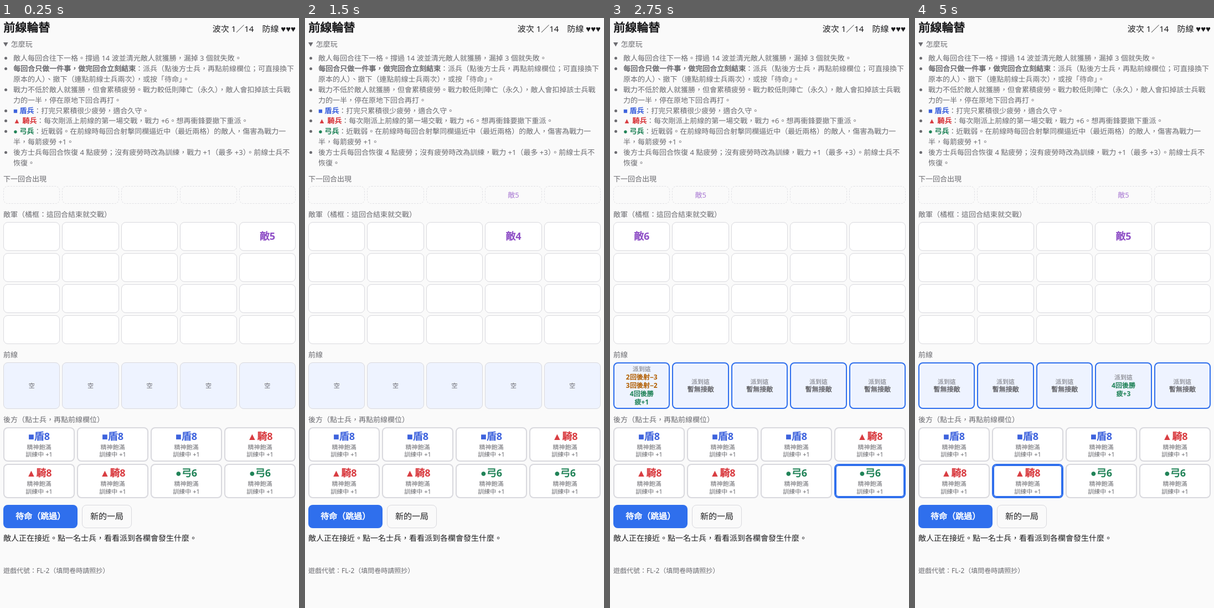
Above: before the commit, frames 1-4 (left to right).
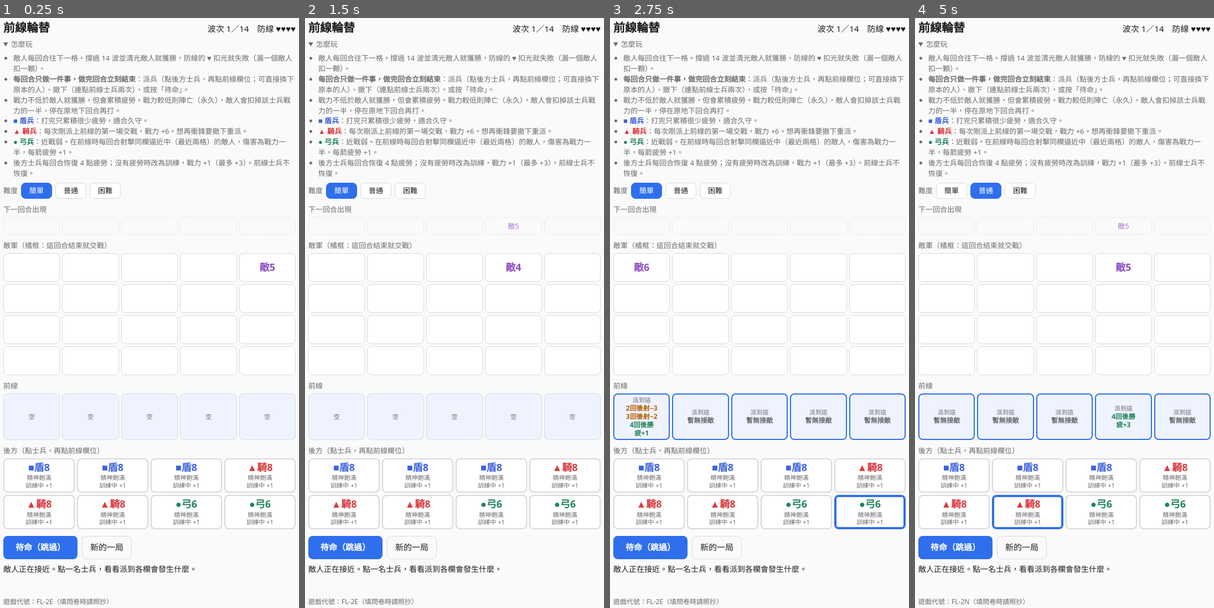
Above: after the commit, the same moments.

Repository: Illusionary-Night/AutoGames
Game: browser game, page games/front-line/v2/index.html
The game is run twice, just before and just after one commit, with the same random seed, the same clock (stepped at 60 frames per second) and the same inputs.
Inputs (mouse positions are in pixels of both pictures, inside the frame that each line leads up to):
- Up to frame 1 (0.25 s): no input
- Up to frame 2 (1.5 s): click "新的一局" at 1.27 s
- Up to frame 3 (2.75 s): click "■盾8 精神飽滿 訓練中 +1" at 1.87 s; click "新的一局" at 2.02 s; click "●弓6 精神飽滿 訓練中 +1" at 2.47 s
- Up to frame 4 (5 s): click "派到這 暫無接敵" at 3.07 s; click (986, 189) at 3.67 s, where only the run after the commit has a clickable "普通"; click (1100, 513) at 4.27 s, where only the run after the commit has a clickable "●弓6 精神飽滿 訓練中 +1"; click "新的一局" at 4.52 s; click "▲騎8 精神飽滿 訓練中 +1" at 4.87 s

The runs differ from the first frame. In frame 1, 15% of the frame differs, in the area x 1-99%, y 1-100%; in frame 2, 15%; in frame 3, 17%; in frame 4, 17%.

Commit message:
front-line v2: difficulty levels
Co-Authored-By: Claude Sonnet 5.5 <noreply@anthropic.com>

Diff:
--- a/games/front-line/v2/index.html
+++ b/games/front-line/v2/index.html
@@ -50,6 +50,9 @@
   .ghost { background:transparent; color:var(--fg); border:1px solid var(--line); border-radius:8px; padding:9px 14px; font:inherit; cursor:pointer; }
   .ghost:disabled, .go:disabled { opacity:.4; cursor:default; }
   .msg { margin-top:8px; min-height:44px; font-size:14px; }
+  .levels { display:flex; gap:6px; align-items:center; font-size:13px; color:var(--muted); }
+  .levels button { font:inherit; padding:4px 14px; border-radius:8px; border:1px solid var(--line); background:var(--card); color:var(--fg); cursor:pointer; }
+  .levels button.on { border-color:var(--accent); background:var(--accent); color:#fff; }
   footer { margin-top:16px; color:var(--muted); font-size:12px; }
 </style>
 </head>
@@ -59,7 +62,7 @@
   <details open>
     <summary>怎麼玩</summary>
     <ul>
-      <li>敵人每回合往下一格。撐過 14 波並清光敵人就獲勝，漏掉 3 個就失敗。</li>
+      <li>敵人每回合往下一格。撐過 14 波並清光敵人就獲勝，防線的 ♥ 扣光就失敗（漏一個敵人扣一顆）。</li>
       <li><b>每回合只做一件事，做完回合立刻結束</b>：派兵（點後方士兵，再點前線欄位；可直接換下原本的人）、撤下（連點前線士兵兩次），或按「待命」。</li>
       <li>戰力不低於敵人就獲勝，但會累積疲勞。戰力較低則陣亡（永久），敵人會扣掉該士兵戰力的一半，停在原地下回合再打。</li>
       <li><b class="shield">■ 盾兵</b>：打完只累積很少疲勞，適合久守。</li>
@@ -69,6 +72,7 @@
     </ul>
   </details>
 
+  <div class="levels" id="levels"></div>
   <div class="label">下一回合出現</div>
   <div class="board" id="next"></div>
   <div class="label">敵軍（橘框：這回合結束就交戰）</div>
@@ -83,7 +87,7 @@
     <button class="ghost" id="restart">新的一局</button>
   </div>
   <div class="msg" id="msg" aria-live="polite"></div>
-  <footer>遊戲代號：FL-2（填問卷時請照抄）</footer>
+  <footer id="code"></footer>
 </main>
 <script src="engine.js"></script>
 <script>
@@ -101,9 +105,24 @@
   } catch (e) {}
 }
 
+// 難度只改敵人與防線耐久
+const LEVELS = {
+  E: { name:'簡單', lives:4, countEnd:1.6, strEnd:10 },
+  N: { name:'普通', lives:4, countEnd:1.8, strEnd:11 },
+  H: { name:'困難', lives:3, countEnd:1.8, strEnd:12 },
+};
+let level = 'E';
+
+function renderLevels() {
+  $('levels').innerHTML = '難度' + Object.entries(LEVELS).map(([k, v]) => `<button class="${k === level ? 'on' : ''}" data-level="${k}">${v.name}</button>`).join('');
+  $('levels').querySelectorAll('button').forEach(b => b.onclick = () => { level = b.dataset.level; start(); });
+  $('code').textContent = `遊戲代號：FL-2${level}（填問卷時請照抄）`;
+}
+
 function start() {
   clearTimeout(timer);
-  state = E.newGame(Math.floor(Math.random() * 1e9));
+  state = E.newGame(Math.floor(Math.random() * 1e9), { ...E.P, ...LEVELS[level] });
+  renderLevels();
   sel = null; armed = null; flashes = {}; busy = false;
   $('msg').textContent = '敵人正在接近。點一名士兵，看看派到各欄會發生什麼。';
   render();
Not shown, changed: ideas/seeds/front-line.md
